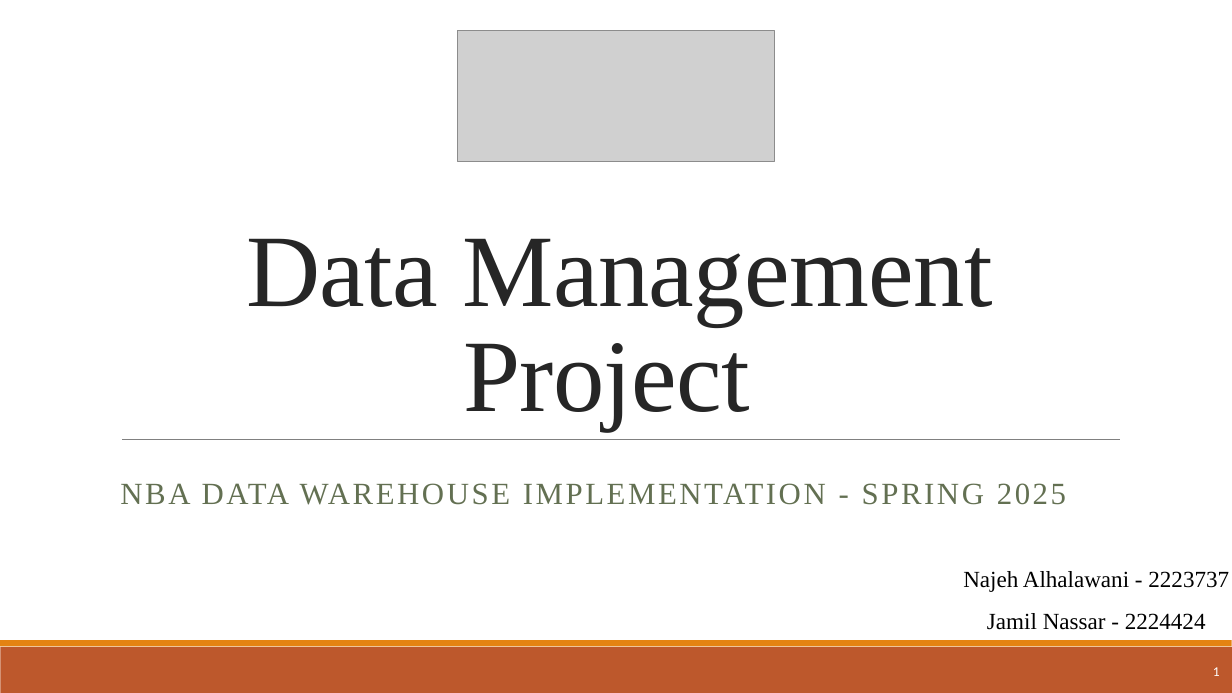
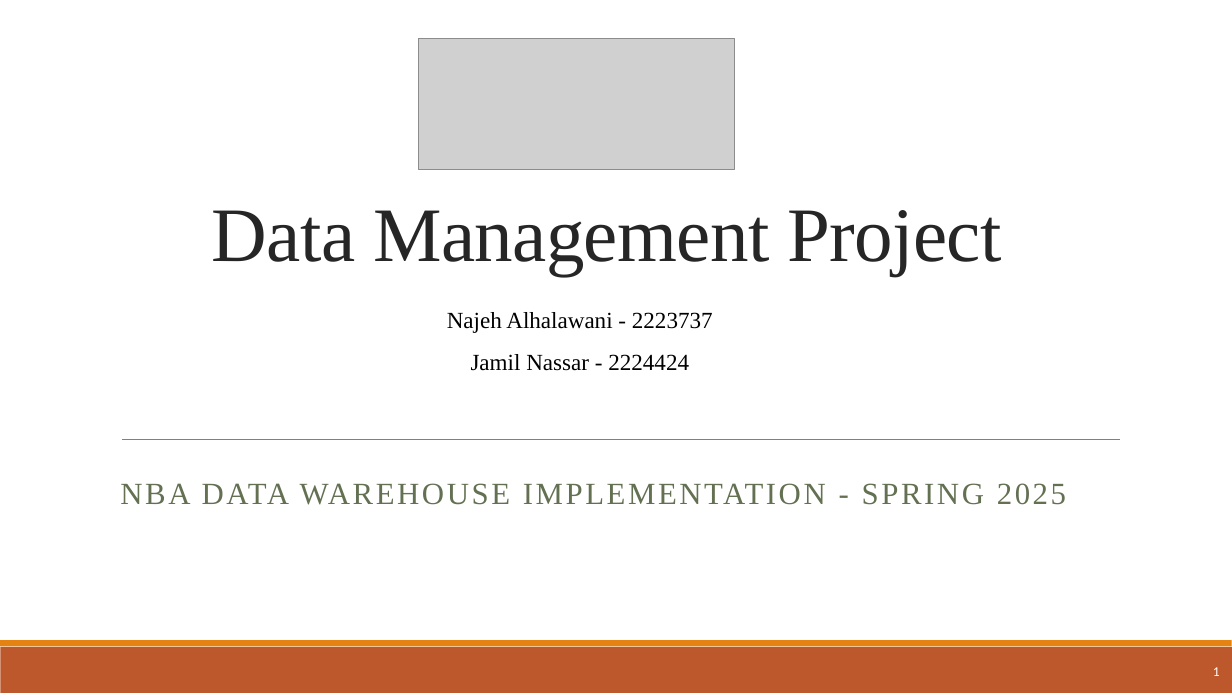
Before and after one commit to najeh-halawani/NBA-Data-Warehouse, a slide deck: slide 1 of presentation_Data_Management.pptx. Drawn at 1232x693 pixels with LibreOffice and Linux fonts; fonts in the diff are those of the drawing; grey boxes stand for pictures. Boxes give left, top, right and bottom in pixels: in the first picture for what was removed or moved away, otherwise in the second. Text is boxed around its words. In the diff, an @@ line names an element or a change of style, - is before the commit and + after.

```diff
--- a/presentation_Data_Management.pptx
+++ b/presentation_Data_Management.pptx
@@ picture: place and size @@
-picture at bbox=[458, 30, 775, 162]
+picture at bbox=[419, 38, 735, 169]
@@ title "Data Management Project": place and size @@
-title "Data Management Project" at bbox=[246, 238, 992, 431]
+title "Data Management Project" at bbox=[212, 210, 1001, 275]
@@ title "Data Management Project" at bbox=[212, 210, 1001, 275]: size 80 to 60 pt @@
@@ text "Najeh Alhalawani - 2223737": place and size @@
-text "Najeh Alhalawani - 2223737" at bbox=[963, 571, 1229, 630]
+text "Najeh Alhalawani - 2223737" at bbox=[447, 312, 713, 371]
```
Also in this commit, not shown: 15 other slides changed, 9 slides added, 1 slide removed, 4 other files.
